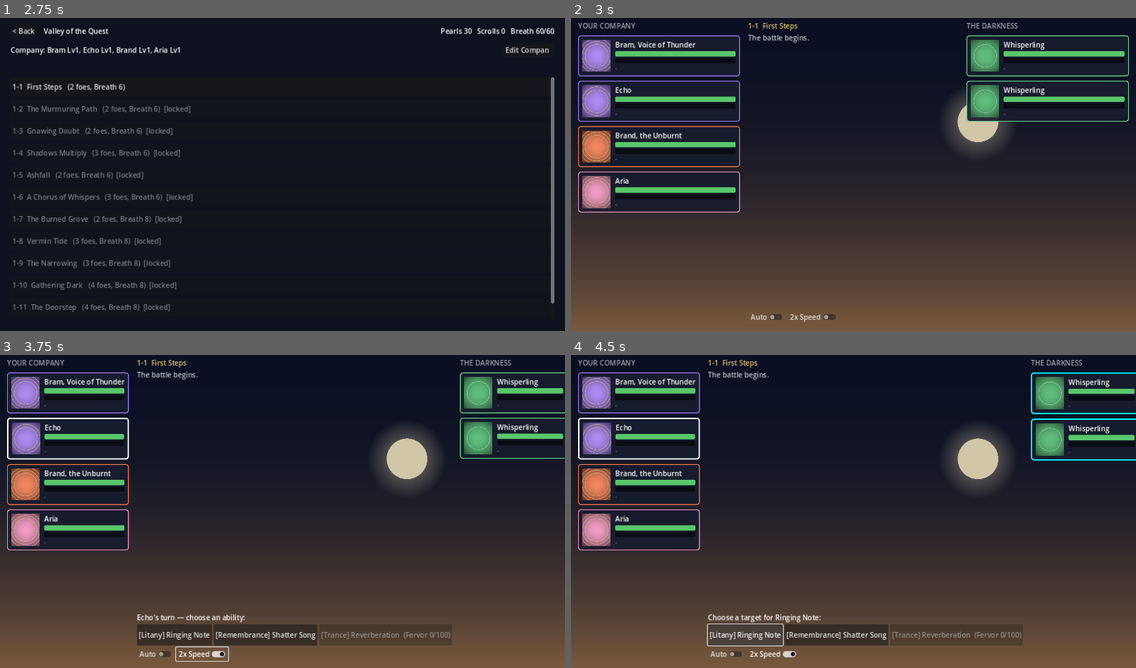
Above: before the commit, frames 1-4 (two rows, left to right).
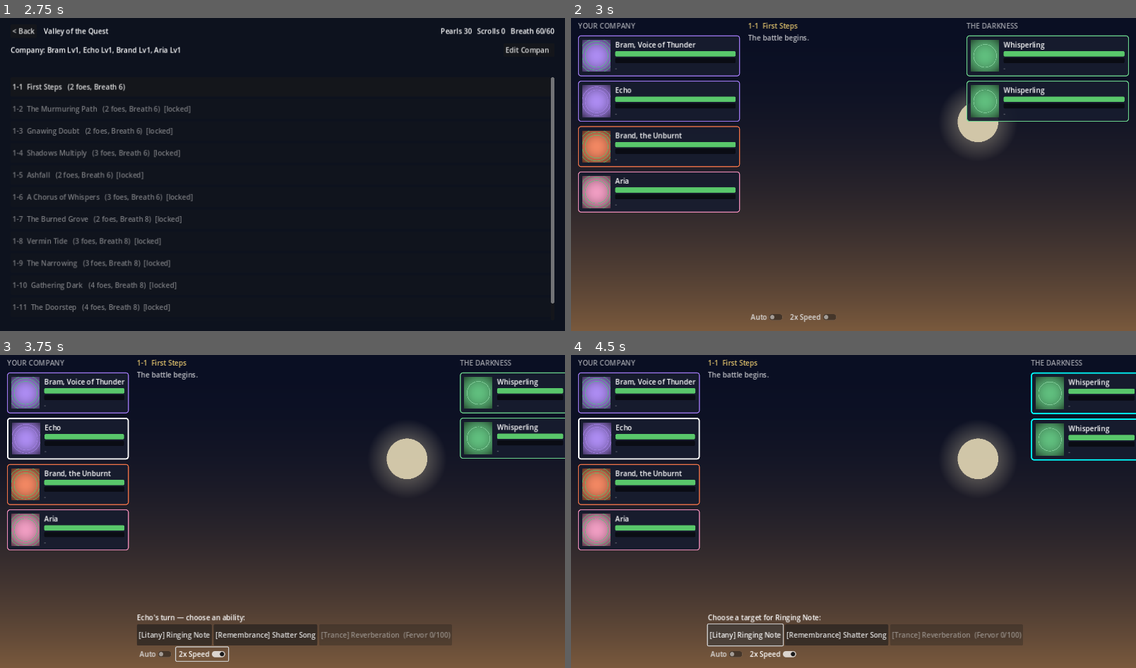
Above: after the commit, the same moments.

Repository: Muhammadan92/SufiGacha
Game: Godot game, scene res://scenes/main.tscn
Same seed, same stepped clock (60 frames per second), same inputs: the game is played once before the commit and once after it.
Inputs:
- Up to frame 1 (2.75 s): click "Journey" at 0.5 s; click "Edit Company" at 1.25 s; click "Confirm Company" at 2 s
- Up to frame 2 (3 s): click "1-1 First Steps (2 foes, Brea…" at 2.75 s
- Up to frame 3 (3.75 s): click "Auto" at 3.5 s
- Up to frame 4 (4.5 s): click "[Litany] Ringing Note" at 4.25 s

Frame 1 is identical in both runs. In frame 2, 0.2% of the frame differs, in the area x 2-7%, y 6-61%; in frame 3, 0.2%; in frame 4, 0.2%.

Commit message:
Strongest color is now green: Luminary signals emerald instead of gold
- Enums.RARITY_COLORS centralized (silver / violet / emerald green)
- The Calling: green Luminary door + full-screen emerald flash; bbcode green
- Placeholder portraits: playable units ring in rarity color (regenerated)
- GDD sec 3.1: signal-color column + rationale (green = rarity/attainment,
  gold stays the general UI accent per sec 11 palette)

Co-Authored-By: Claude Fable 5 <noreply@anthropic.com>

Diff:
--- a/scripts/core/enums.gd
+++ b/scripts/core/enums.gd
@@ -65,6 +65,14 @@
 
 const RARITY_NAMES := { 3: "Novice", 4: "Wayfarer", 5: "Luminary" }
 
+## Rarity signal colors — the strongest color is GREEN (the noblest color in
+## the source tradition), deliberately not gacha-standard gold.
+const RARITY_COLORS := {
+	3: Color(0.62, 0.64, 0.7),   # Novice — silver
+	4: Color(0.68, 0.53, 0.95),  # Wayfarer — violet
+	5: Color(0.25, 0.85, 0.45),  # Luminary — emerald green
+}
+
 ## Signature color per affinity — used by battle cards, placeholder art,
 ## and VFX tinting, so the whole game keys off one table.
 const AFFINITY_COLORS := {
--- a/scripts/screens/calling_screen.gd
+++ b/scripts/screens/calling_screen.gd
@@ -18,12 +18,7 @@
 var revealed: Array = []
 var busy := false
 
-const RARITY_BB := { 3: "gray", 4: "violet", 5: "gold" }
-const RARITY_COLORS := {
-	3: Color(0.62, 0.64, 0.7),
-	4: Color(0.68, 0.53, 0.95),
-	5: Color(0.95, 0.8, 0.35),
-}
+const RARITY_BB := { 3: "gray", 4: "violet", 5: "green" }
 const RARITY_SFX := { 3: "reveal_novice", 4: "reveal_wayfarer", 5: "reveal_luminary" }
 
 
@@ -125,9 +120,9 @@
 	skip.pressed.connect(_skip_all)
 	reveal_overlay.add_child(skip)
 
-	# Full-screen flash for Luminary reveals.
+	# Full-screen flash for Luminary reveals — emerald, the strongest color.
 	flash = ColorRect.new()
-	flash.color = Color(0.95, 0.85, 0.5, 0.0)
+	flash.color = Color(0.3, 0.9, 0.5, 0.0)
 	flash.set_anchors_and_offsets_preset(Control.PRESET_FULL_RECT)
 	flash.mouse_filter = Control.MOUSE_FILTER_IGNORE
 	reveal_overlay.add_child(flash)
@@ -161,7 +156,7 @@
 	var r: Dictionary = queue.pop_front()
 	revealed.append(r)
 	var u: UnitData = r["unit"]
-	var color: Color = RARITY_COLORS[r["rarity"]]
+	var color: Color = Enums.RARITY_COLORS[r["rarity"]]
 
 	door_style.border_color = color
 	door_portrait.texture = db.unit_art(String(u.id), "portrait")
--- a/tools/gen_placeholders.gd
+++ b/tools/gen_placeholders.gd
@@ -44,7 +44,9 @@
 	var max_d := size / 2.0 * 1.42
 	var dark := color.darkened(0.72)
 	var light := color.darkened(0.1) if is_enemy else color.lightened(0.15)
-	var ring_color := Color(0.87, 0.75, 0.42) if not is_enemy else color.lightened(0.3)
+	# Playable units ring in their RARITY color (strongest = green, Enums
+	# .RARITY_COLORS); enemies ring in their own affinity.
+	var ring_color: Color = Enums.RARITY_COLORS.get(rarity, Color.WHITE) if not is_enemy else color.lightened(0.3)
 	var rings: Array = []
 	for i in maxi(1, rarity - 2):
 		rings.append(0.5 + 0.13 * i)
Binary file changed: assets/art/units/ansel/icon.png
Binary file changed: assets/art/units/ansel/portrait.png
Binary file changed: assets/art/units/aria/icon.png
Binary file changed: assets/art/units/aria/portrait.png
Binary file changed: assets/art/units/bram/icon.png
Binary file changed: assets/art/units/bram/portrait.png
Binary file changed: assets/art/units/brand/icon.png
Binary file changed: assets/art/units/brand/portrait.png
Binary file changed: assets/art/units/dylan/icon.png
Binary file changed: assets/art/units/dylan/portrait.png
Binary file changed: assets/art/units/echo/icon.png
Binary file changed: assets/art/units/echo/portrait.png
(and 17 more such lines)
